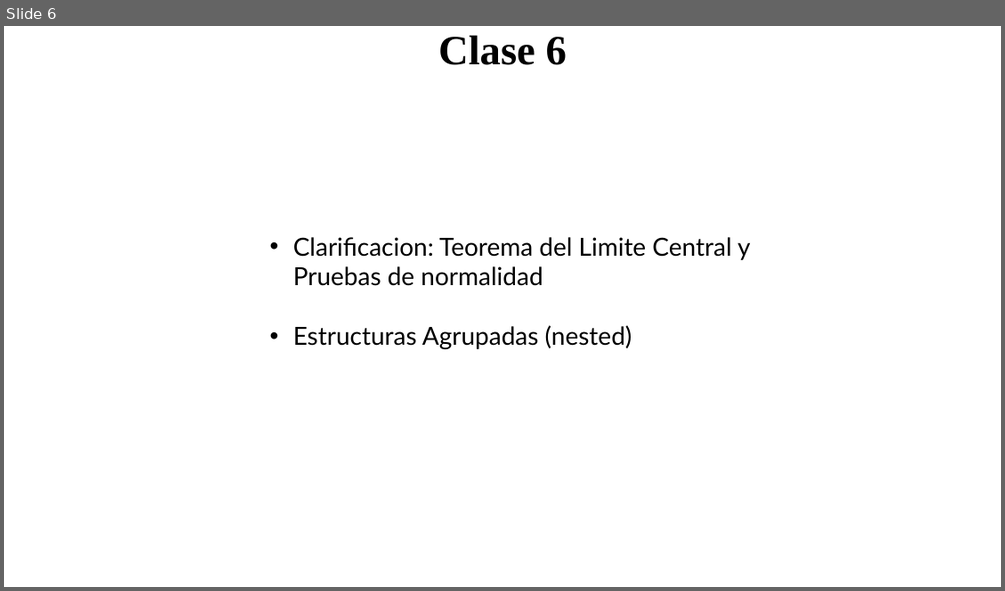
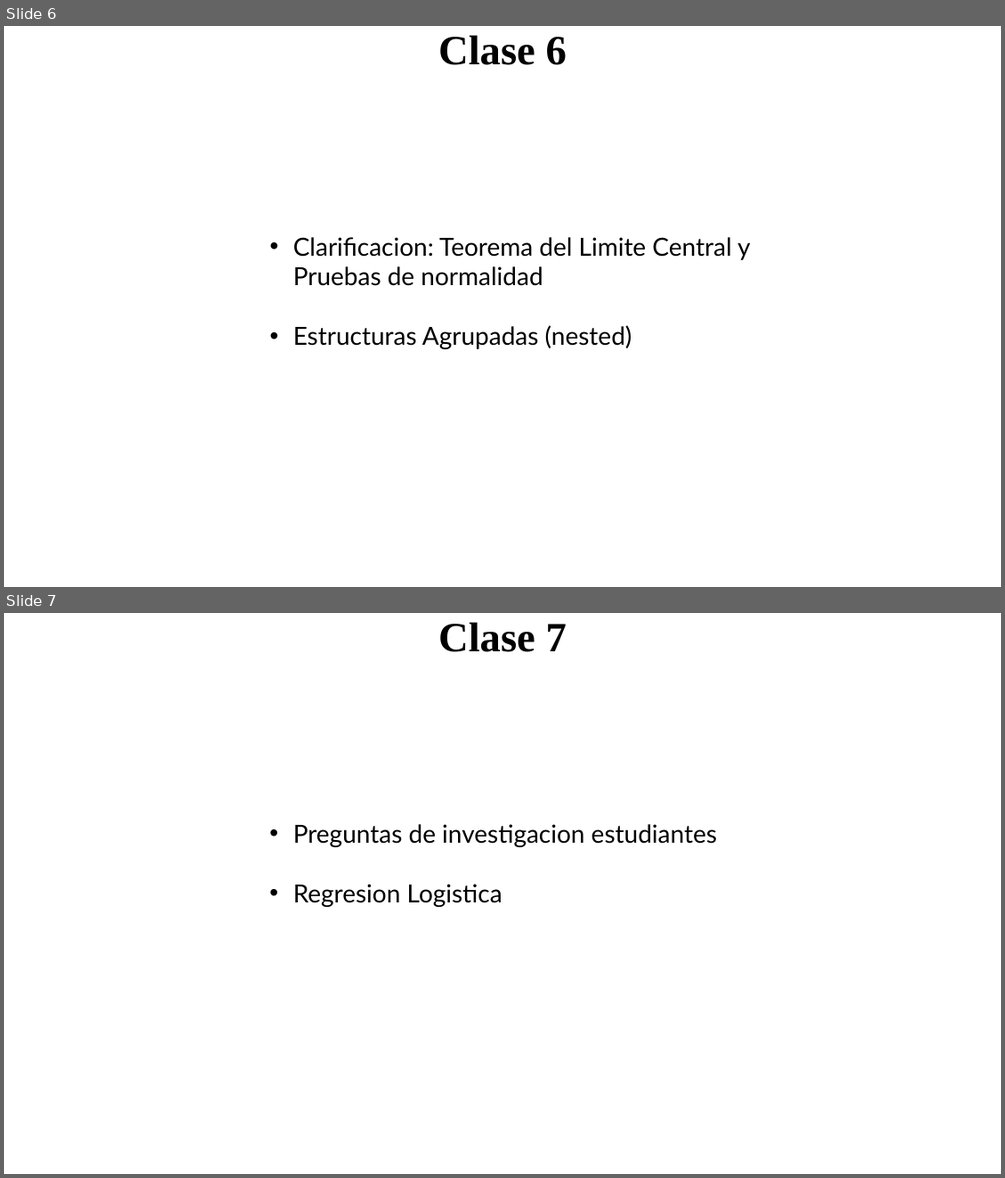
Before and after one commit to santiagocdo/metodologia-y-bioestadisitca, a slide deck: INPRFM/clases.pptx. Shown one above the other, each under a label of ours: slide 6 before the commit, slides 6 and 7 after it. The pictures are 1005x591 and 1005x1178 pixels, drawn with LibreOffice and Linux fonts; fonts in the diff are those of the drawing. Boxes give left, top, right and bottom in pixels: in the first picture for what was removed or moved away, otherwise in the second. Text is boxed around its words. In the diff, an @@ line names an element or a change of style, - is before the commit and + after.

```diff
--- a/INPRFM/clases.pptx
+++ b/INPRFM/clases.pptx
@@ slide 7 added at bbox=[4, 613, 1001, 1174], background #FFFFFF @@
@@ text added at bbox=[438, 622, 566, 652], 40 pt, text #000000, bold @@
+Clase 7
@@ text added at bbox=[293, 824, 717, 907], 24 pt, text #000000 @@
+• Preguntas de investigacion estudiantes
+• Regresion Logistica
```
Also in this commit, not shown: 2 other slides added, 10 other files.
